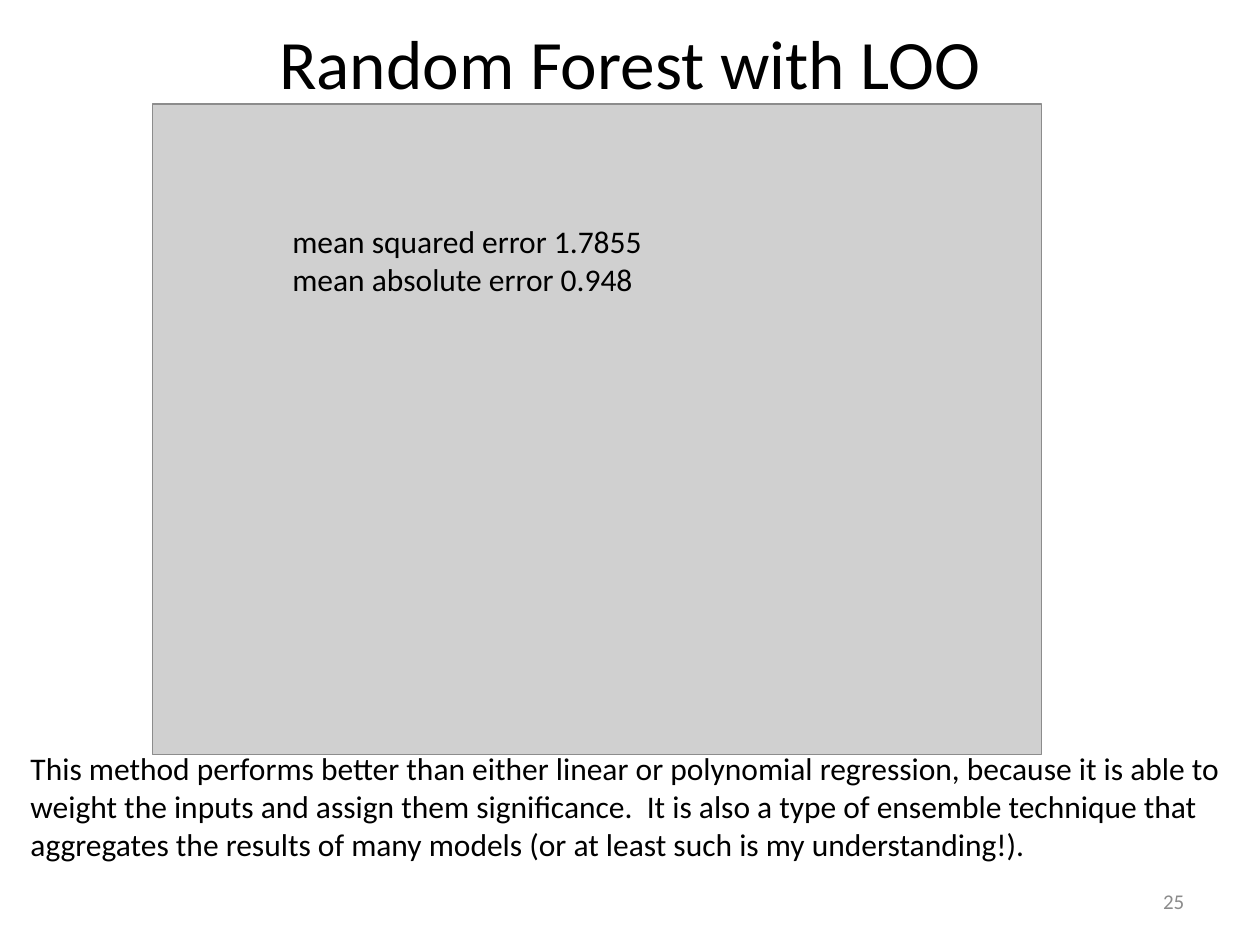
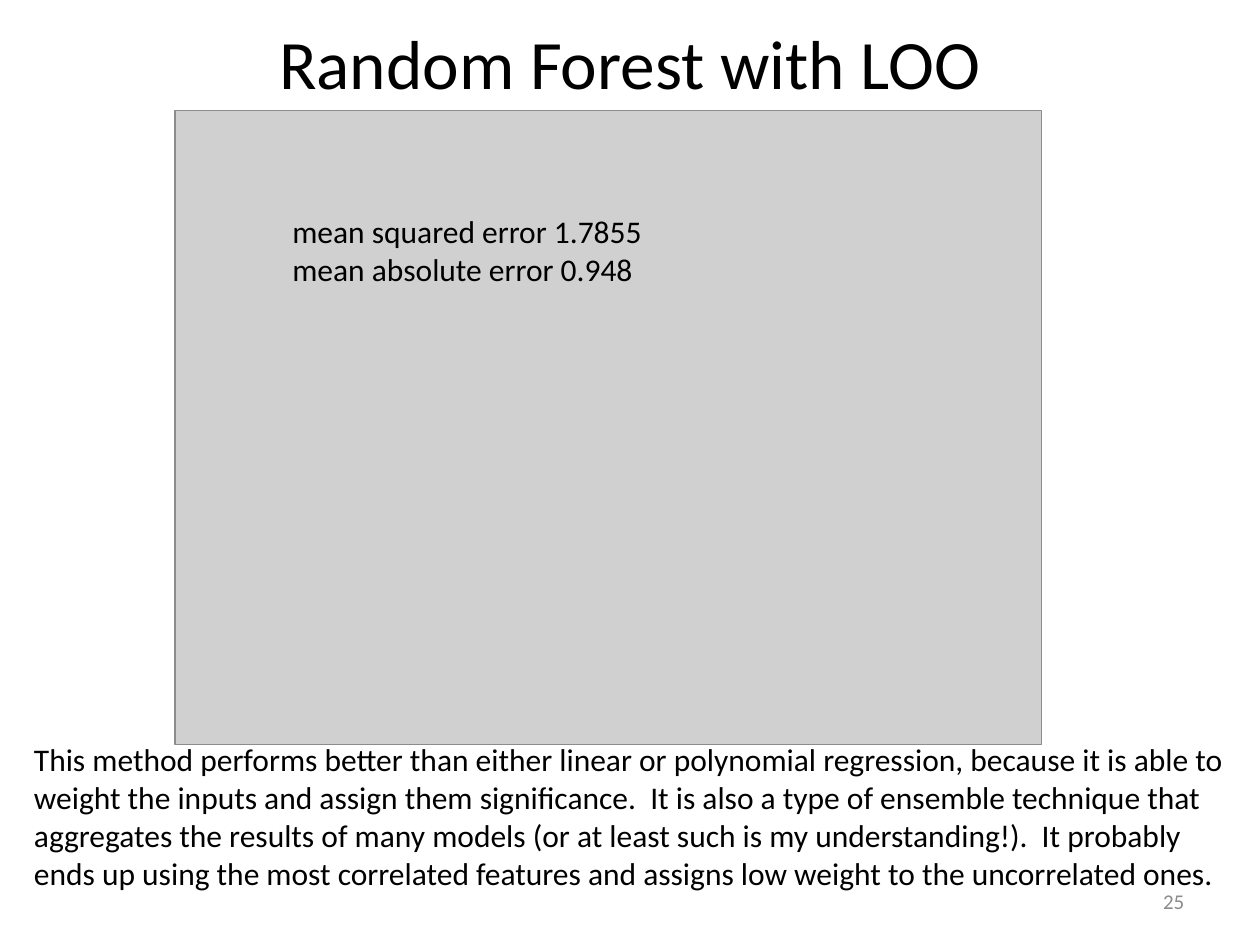
Before and after one commit to JeremyMcCormick/DAT_SF_14, a slide deck: slide 25 of myproject/Murder.pptx. Drawn at 1260x945 pixels with LibreOffice and Linux fonts; fonts in the diff are those of the drawing; grey boxes stand for pictures. Boxes give left, top, right and bottom in pixels: in the first picture for what was removed or moved away, otherwise in the second. Text is boxed around its words. In the diff, an @@ line names an element or a change of style, - is before the commit and + after.

```diff
--- a/myproject/Murder.pptx
+++ b/myproject/Murder.pptx
@@ picture: place and size @@
-picture at (152, 105, 1042, 755)
+picture at (175, 110, 1042, 743)
@@ text "mean squared error 1.7855": place and size @@
-text "mean squared error 1.7855" at (292, 231, 642, 292)
+text "mean squared error 1.7855" at (292, 221, 642, 282)
@@ text at (34, 749, 1222, 891): text changed @@
-This method performs better than either linear or polynomial regression, because it is able to weight the inputs and assign them significance. It is also a type of ensemble technique that aggregates the results of many models (or at least such is my understanding!).
+This method performs better than either linear or polynomial regression, because it is able to weight the inputs and assign them significance. It is also a type of ensemble technique that aggregates the results of many models (or at least such is my understanding!). It probably ends up using the most correlated features and assigns low weight to the uncorrelated ones.
```
Also in this commit, not shown: 15 other slides changed, 1 other file.
